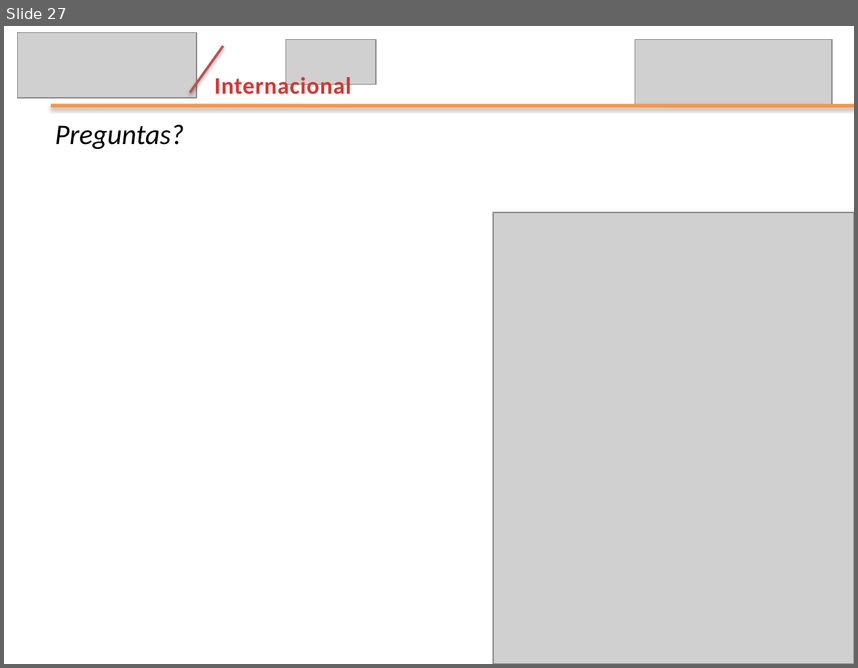
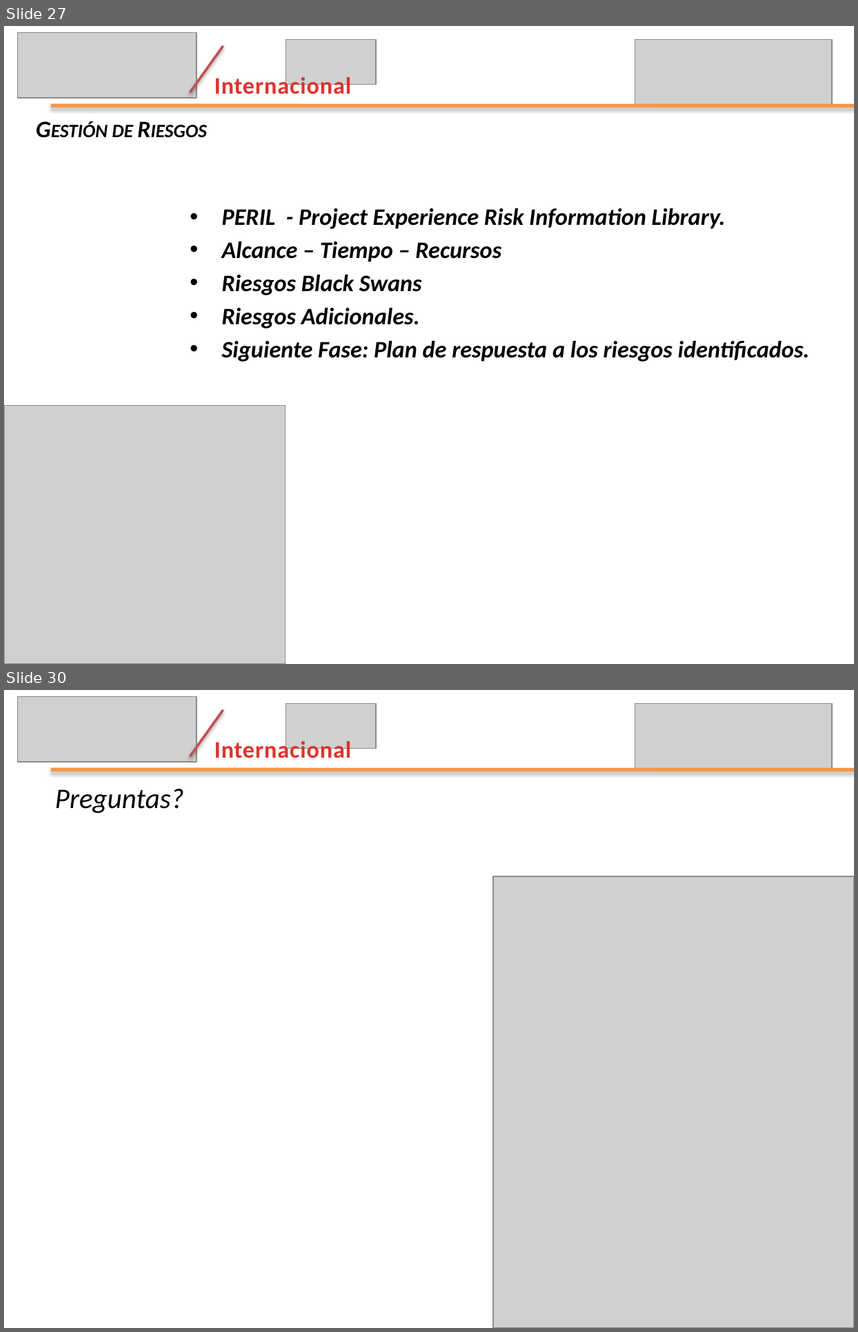
Before and after one commit to leseroth/ingenium-managment, a slide deck: CSOF5100 Proyecto 1/0621PresentacionIngenium.pptx. Shown one above the other, each under a label of ours: slide 27 before the commit, slides 27 and 30 after it; the slides between them are not shown. The pictures are 858x668 and 858x1332 pixels, drawn with LibreOffice and Linux fonts; fonts in the diff are those of the drawing; grey boxes stand for pictures. Boxes give left, top, right and bottom in pixels: in the first picture for what was removed or moved away, otherwise in the second. Text is boxed around its words. In the diff, an @@ line names an element or a change of style, - is before the commit and + after.

```diff
--- a/CSOF5100 Proyecto 1/0621PresentacionIngenium.pptx
+++ b/CSOF5100 Proyecto 1/0621PresentacionIngenium.pptx
@@ slide 27 added at (4, 26, 854, 664), background #FFFFFF @@
@@ picture added at (18, 33, 197, 98) @@
@@ line added from (190, 92) to (223, 45), #C0504D 2 pt @@
@@ picture added at (286, 40, 377, 85) @@
@@ picture added at (635, 40, 832, 106) @@
@@ text added at (214, 74, 352, 94), 20 pt, text gradient #E0322D to #A2201C, bold @@
+Internacional
@@ line added from (51, 106) to (854, 106), #F79646 3 pt @@
@@ text added at (112, 125, 133, 137), 20 pt, text #000000, bold, italic, small capitals @@
+Gestión de Riesgos
@@ text added at (222, 208, 810, 361), 20 pt, text #000000, bold, italic @@
+• PERIL - Project Experience Risk Information Library.
+• Alcance – Tiempo – Recursos
+• Riesgos Black Swans
+• Riesgos Adicionales.
+• Siguiente Fase: Plan de respuesta a los riesgos identificados.
@@ picture added at (4, 405, 286, 664) @@
@@ what was slide 27 is now slide 30 @@
```
Also in this commit, not shown: 11 slides changed, 15 other slides added, 13 slides removed.
